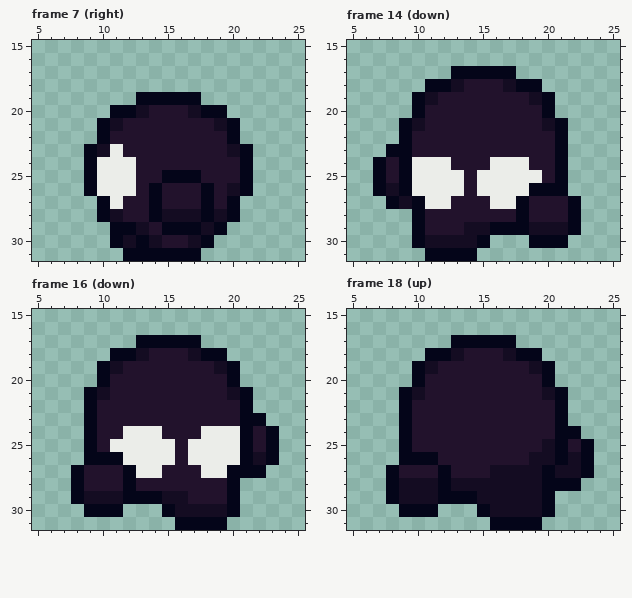
A pixel-art file gets an edit: Projeto/Assets/Player/sprPlayer-TopDown-SpriteSheet.ase. The picture above is the old version.
32x32 pixels, 20 frames. Shown: frame 7 (right): x 5..25, y 15..31; frame 14 (down): x 5..25, y 15..31; frame 16 (down): x 5..25, y 15..31; frame 18 (up): x 5..25, y 15..31. The commit also changed other frames, which this record leaves out.
And afterwards:
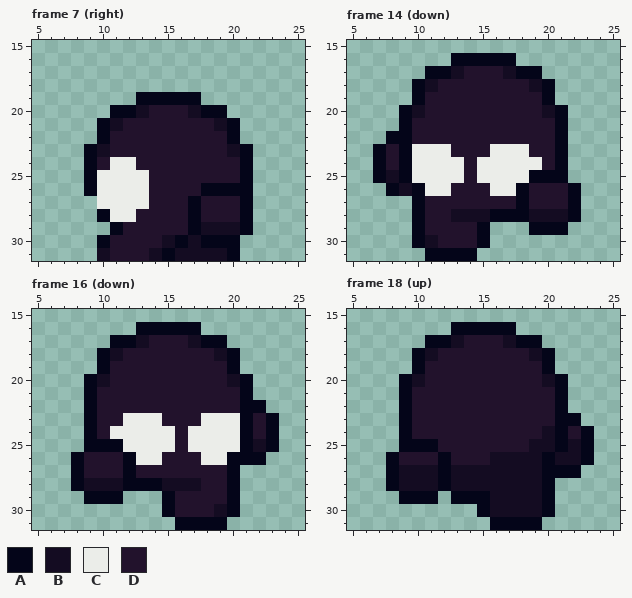
Palette (. is transparent): A #040519  B #140c22  C #ebede9  D #22122c
Author's note on the commit: sprite sheet topdown sedfiorfwoifrewhioufrwhio
Change:
Changed rows in their new state; - is an unchanged pixel.
Frame 7 (right):
first column x 10:
23 -D----------
24 D-----------
25 ---C-DDD----
26 ---CD----AA-
27 C-CCD--AD-DA
28 -CC-DDDADDDA
29 --DD-DD--BBA
30 ADDDDBA--AA-
31 BDDDB-BBBBA-
Frame 14 (down):
first column x 7:
16 ------AAAAA-----
17 ----AABDDDBAA---
18 ---ABDD---DDBA--
19 ----D-------D---
20 --AB---------BA-
21 ---D---------D--
22 -A--------------
23 AD-CCC---CCC----
24 ------C-C---C---
25 -B----------AA--
26 .ABA--D-D--ADDDA
27 -..-DD---DD-----
28 ------BBBAA-BBB-
29 -------DA...AAA.
30 -----DDD----...-
Frame 16 (down):
first column x 8:
16 -----AAAAA------
17 ---AABDDDBAA----
18 --ABDD---DDBA---
19 ---D-------D----
20 -AB---------BA--
21 --D---------D---
22 --------------A-
23 ----CCC---CCC-DA
24 ---C---C-C------
25 --AA----------B-
26 ADDDA--D-D--A-A.
27 -----DD---DD-..-
28 -BBB-AABBB------
29 .AAA...AD-------
30 -...----DDD-----
Frame 18 (up):
first column x 8:
16 -----AAAAA------
17 ---AABDDDBAA----
18 --ABDD---DDBA---
19 ---D-------D----
20 -AB---------BA--
21 --D---------D---
23 --------------A-
24 ------------B-DA
25 --AA-------B--B-
26 ADDDA---BBB-AB--
27 -BBB-BBB-----AA.
28 -------------..-
29 .AAA.--A--------
30 -...------------
Where, in picture pixels (left, top, right, bottom), the same in both pictures:
changed: (97, 144, 253, 261)
changed: (373, 53, 581, 248)
changed: (71, 322, 279, 517)
changed: (386, 322, 594, 517)
